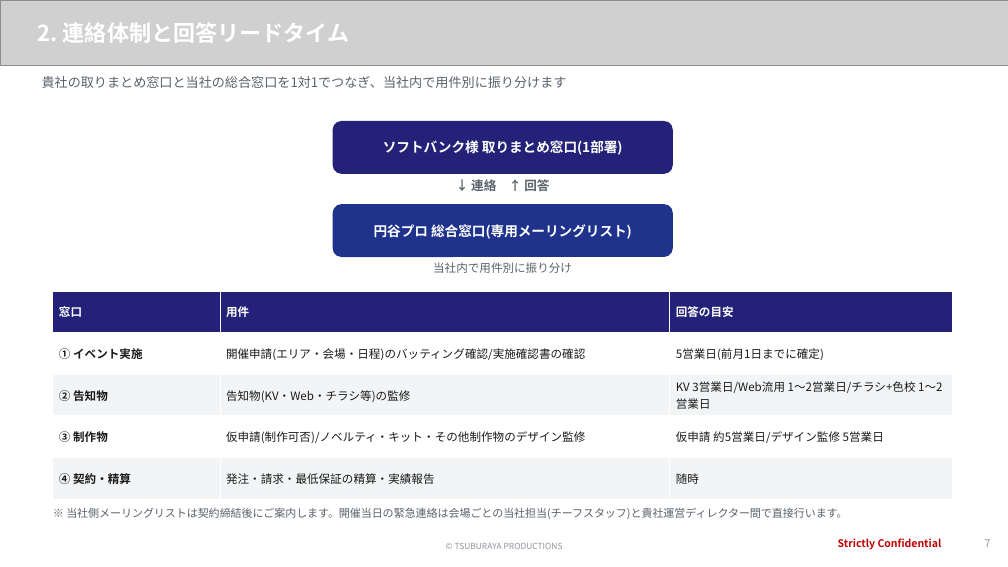
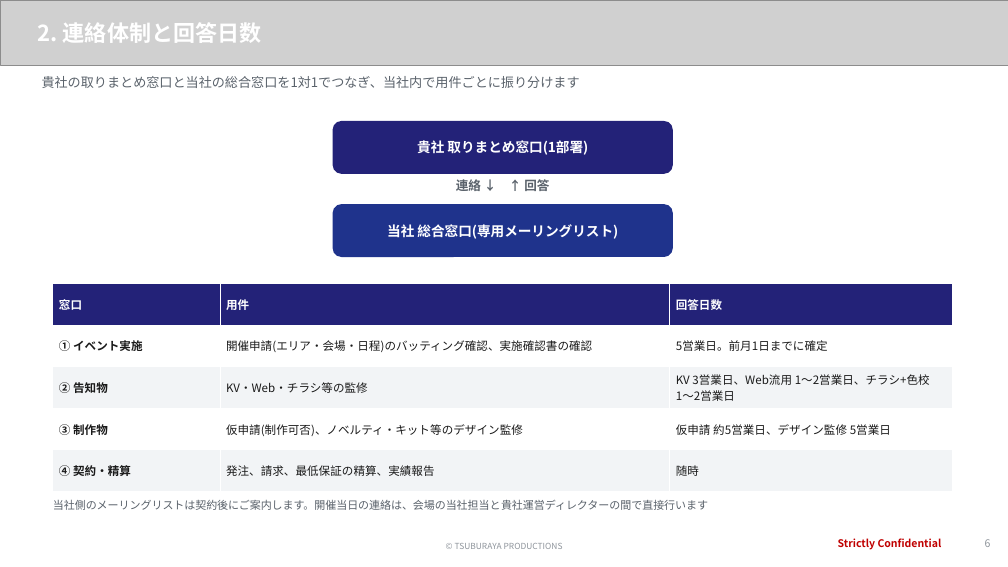
Before and after one commit to hayatoshintani-spe/kessho-lens, a slide deck: slide 6 of docs/proposals/softbank-ultraman-caravan/SB様提示用_1022ミーティング資料.pptx (slide 7 before the commit). Drawn at 1008x567 pixels with LibreOffice and Linux fonts; fonts in the diff are those of the drawing; grey boxes stand for pictures. Boxes give left, top, right and bottom in pixels: in the first picture for what was removed or moved away, otherwise in the second. Text is boxed around its words. In the diff, an @@ line names an element or a change of style, - is before the commit and + after.

```diff
--- a/docs/proposals/softbank-ultraman-caravan/SB様提示用_1022ミーティング資料.pptx
+++ b/docs/proposals/softbank-ultraman-caravan/SB様提示用_1022ミーティング資料.pptx
@@ text at (38,23,261,43): text changed @@
-2. 連絡体制と回答リードタイム
+2. 連絡体制と回答日数
@@ text at (42,76,580,88): text changed @@
-貴社の取りまとめ窓口と当社の総合窓口を1対1でつなぎ、当社内で用件別に振り分けます
+貴社の取りまとめ窓口と当社の総合窓口を1対1でつなぎ、当社内で用件ごとに振り分けます
@@ text at (417,140,588,155): text changed @@
-ソフトバンク様 取りまとめ窓口(1部署)
+貴社 取りまとめ窓口(1部署)
@@ text at (456,177,549,194): text changed @@
-↓ 連絡 ↑ 回答
+連絡 ↓ ↑ 回答
@@ text at (387,224,618,239): text changed @@
-円谷プロ 総合窓口(専用メーリングリスト)
+当社 総合窓口(専用メーリングリスト)
@@ text removed at (433,262,572,273) @@
-当社内で用件別に振り分け
@@ table at (53,284,953,492) @@
-row 1, column 3: 回答の目安
+row 1, column 3: 回答日数
-row 2, column 2: 開催申請(エリア・会場・日程)のバッティング確認/実施確認書の確認
+row 2, column 2: 開催申請(エリア・会場・日程)のバッティング確認、実施確認書の確認
-row 2, column 3: 5営業日(前月1日までに確定)
+row 2, column 3: 5営業日。前月1日までに確定
-row 3, column 2: 告知物(KV・Web・チラシ等)の監修
+row 3, column 2: KV・Web・チラシ等の監修
-row 3, column 3: KV 3営業日/Web流用 1〜2営業日/チラシ+色校 1〜2営業日
+row 3, column 3: KV 3営業日、Web流用 1〜2営業日、チラシ+色校 1〜2営業日
-row 4, column 2: 仮申請(制作可否)/ノベルティ・キット・その他制作物のデザイン監修
+row 4, column 2: 仮申請(制作可否)、ノベルティ・キット等のデザイン監修
-row 4, column 3: 仮申請 約5営業日/デザイン監修 5営業日
+row 4, column 3: 仮申請 約5営業日、デザイン監修 5営業日
-row 5, column 2: 発注・請求・最低保証の精算・実績報告
+row 5, column 2: 発注、請求、最低保証の精算、実績報告
@@ table: place and size @@
-table at (53,291,953,499)
+table at (53,284,953,492)
@@ text at (53,500,708,510): text changed @@
-※ 当社側メーリングリストは契約締結後にご案内します。開催当日の緊急連絡は会場ごとの当社担当(チーフスタッフ)と貴社運営ディレクター間で直接行います。
+当社側のメーリングリストは契約後にご案内します。開催当日の連絡は、会場の当社担当と貴社運営ディレクターの間で直接行います
@@ text at (985,539,991,547): text changed @@
-7
+6
```
Also in this commit, not shown: 11 other slides changed, 5 other files.
